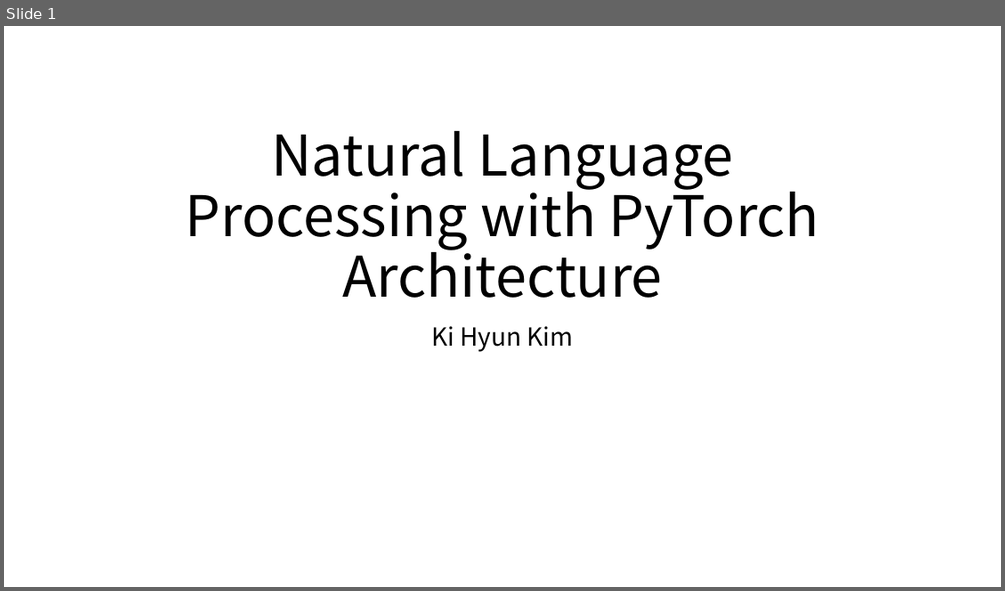
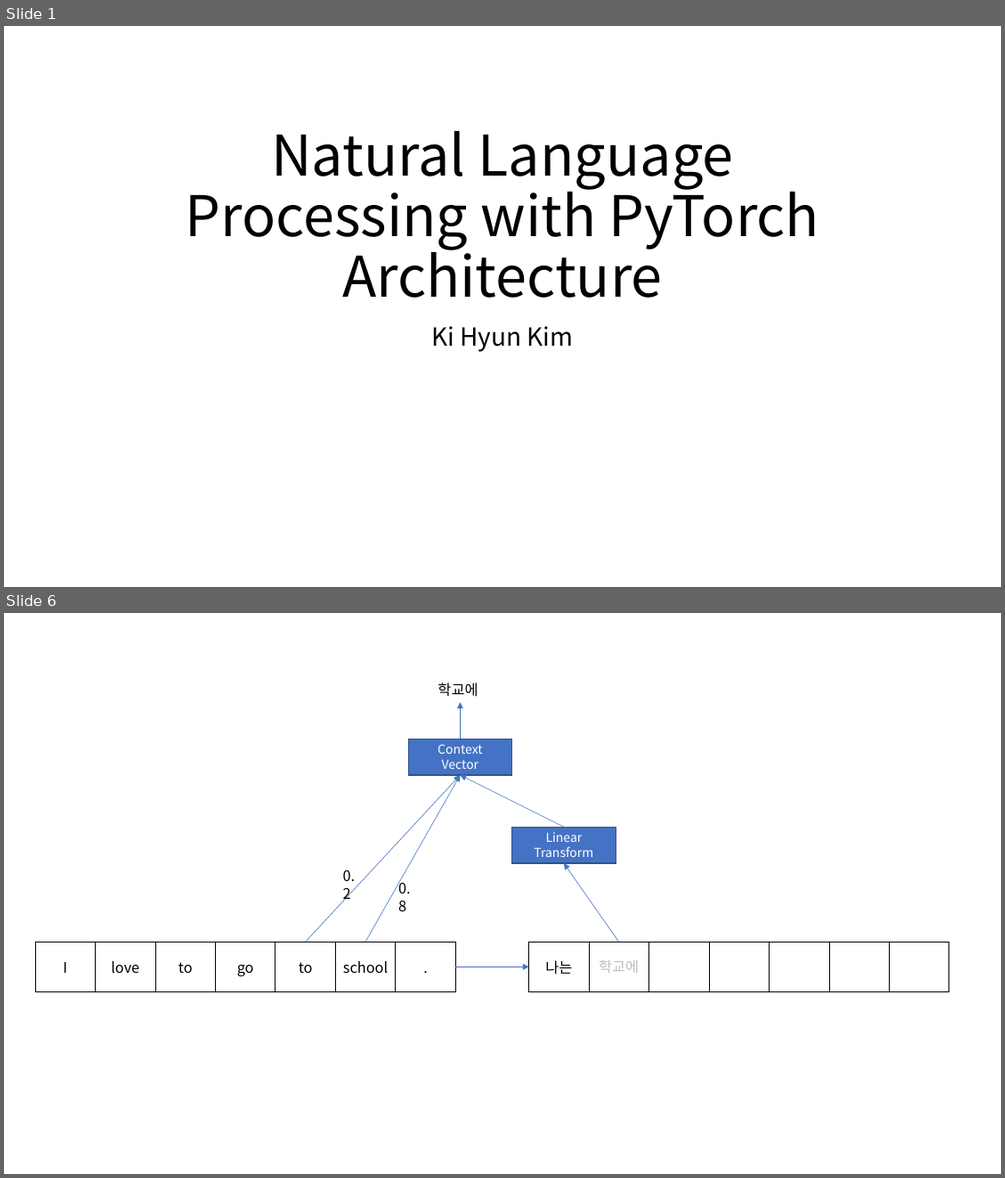
Before and after one commit to bbiyongel/nlp_with_pytorch, a slide deck: architecture.pptx. Shown one above the other, each under a label of ours: slide 1 before the commit, slides 1 and 6 after it; the slides between them are not shown. The pictures are 1005x591 and 1005x1178 pixels, drawn with LibreOffice and Linux fonts; fonts in the diff are those of the drawing. Boxes give left, top, right and bottom in pixels: in the first picture for what was removed or moved away, otherwise in the second. Text is boxed around its words. In the diff, an @@ line names an element or a change of style, - is before the commit and + after.

Commit message:
Track 1 files into repository.
- modified architecture.pptx

Discard 1 files from repository.

- untracked ~$architecture.pptx

Auto commit by GitBook Editor

```diff
--- a/architecture.pptx
+++ b/architecture.pptx
@@ slide 6 added at (4,613,1001,1174), background #FFFFFF @@
@@ text added at (437,682,477,697), 14 pt, text #000000 @@
+학교에
@@ arrow added from (461, 738) to (461, 702), #4472C4 0.5 pt @@
@@ rectangle added at (409,738,512,775), fill #4472C4, outline #325491 1 pt, 12 pt, text #FFFFFF @@
+Context
+Vector
@@ arrow added from (306, 942) to (461, 775), #4472C4 0.5 pt @@
@@ arrow added from (365, 942) to (461, 775), #4472C4 0.5 pt @@
@@ arrow added from (564, 827) to (461, 775), #4472C4 0.5 pt @@
@@ rectangle added at (512,827,615,863), fill #4472C4, outline #325491 1 pt, 12 pt, text #FFFFFF @@
+Linear Transform
@@ text added at (343,870,356,901), 14 pt, text #000000 @@
+0.2
@@ text added at (398,879,411,912), 14 pt, text #000000 @@
+0.8
@@ arrow added from (619, 942) to (564, 863), #4472C4 0.5 pt @@
@@ table added at (35,942,454,992), 1 rows, 7 columns @@
+I | love | to | go | to | school | .
@@ table added at (529,942,947,992), 1 rows, 7 columns @@
+나는 |  |  |  |  |  | 
@@ arrow added from (455, 966) to (529, 966), #4472C4 0.5 pt @@
@@ text added at (599,960,639,973), 14 pt, text #BFBFBF @@
+학교에
```
